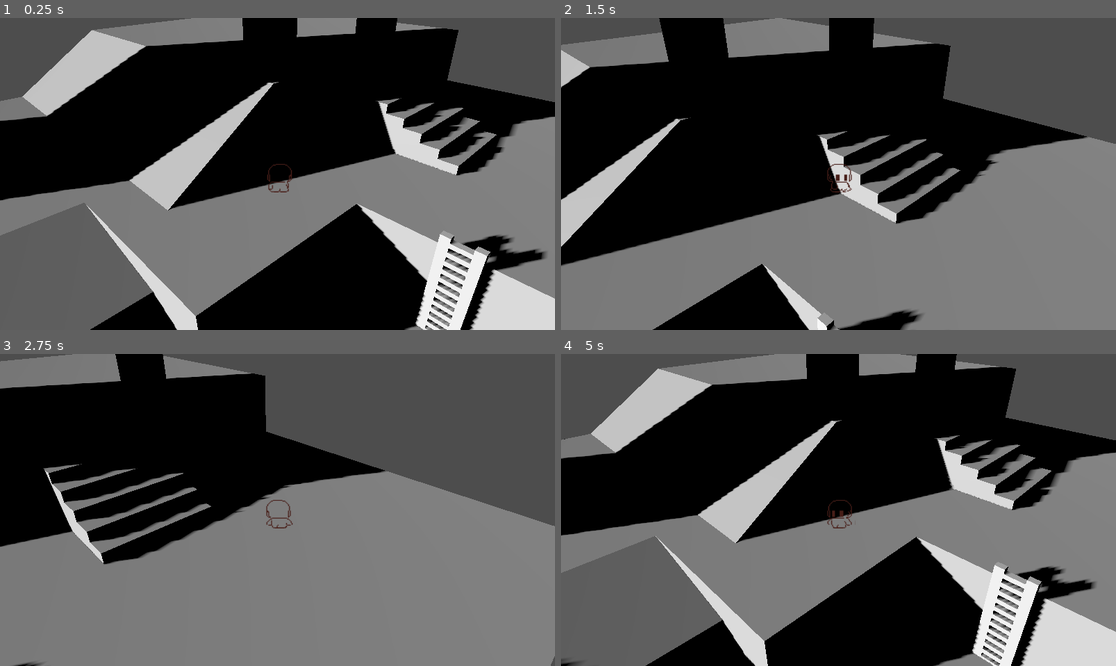
Above: before the commit, frames 1-4 (two rows, left to right).
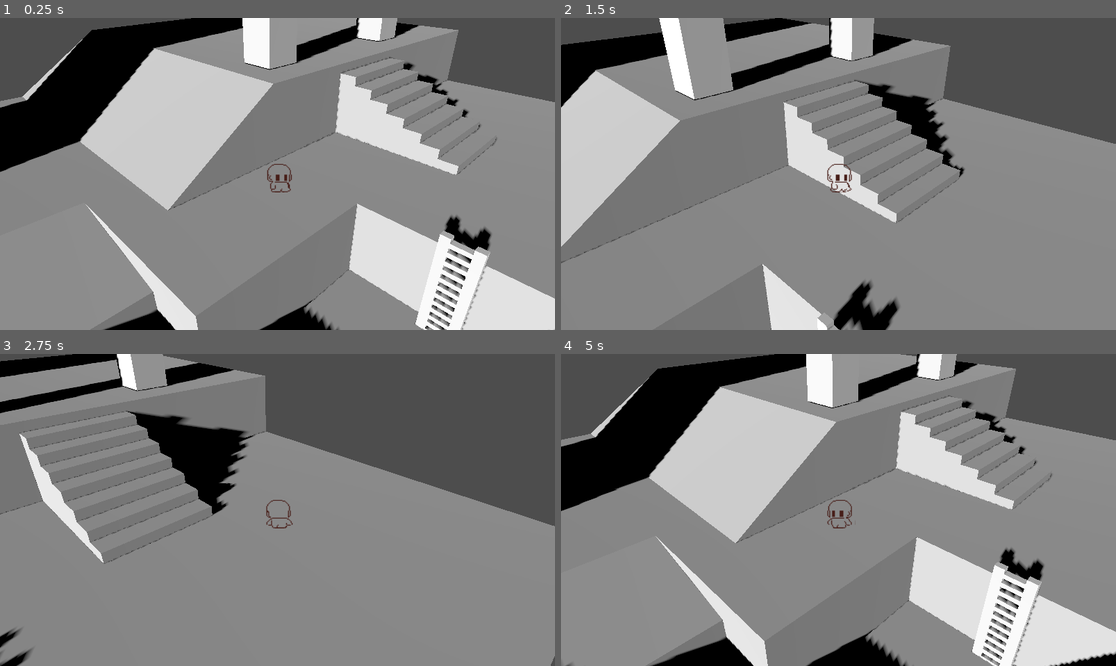
Above: after the commit, the same moments.

Repository: NiJingzhe/Travellers
Game: Godot game, scene res://scenes/test_world.tscn
Same seed, same stepped clock (60 frames per second), same inputs: the game is played once before the commit and once after it.
Inputs:
- Up to frame 1 (0.25 s): no input
- Up to frame 2 (1.5 s): tap Enter (ui_accept) at 0.5, 0.77 s; hold D (walk_right) 0.53-1.28 s; hold S (walk_down) from 1.28 s (still down)
- Up to frame 3 (2.75 s): tap Enter (ui_accept) at 1.52 s; release S (walk_down) at 2.03 s; hold D (walk_right) from 2.03 s (still down)
- Up to frame 4 (5 s): release D (walk_right) at 2.78 s; hold W (walk_up) 2.78-3.53 s; tap Enter (ui_accept) at 3.02, 3.77, 4.52 s; hold A (walk_left) from 3.53 s (still down)

The runs differ from the first frame. In frame 1, 54% of the frame differs, in the area x 0-100%, y 0-100%; in frame 2, 44%; in frame 3, 23%; in frame 4, 53%.

Commit message:
将项目更新为适用于Godot4.1

Diff:
--- a/project.godot
+++ b/project.godot
@@ -12,7 +12,7 @@
 
 config/name="Traveller"
 run/main_scene="res://scenes/test_world.tscn"
-config/features=PackedStringArray("4.0", "Mobile")
+config/features=PackedStringArray("4.1", "Mobile")
 config/icon="res://icon.svg"
 
 [input]
--- a/scenes/player.tscn
+++ b/scenes/player.tscn
@@ -1,70 +1,73 @@
-[gd_scene load_steps=26 format=3 uid="uid://6uqhlg6628o8"]
+[gd_scene load_steps=27 format=3 uid="uid://6uqhlg6628o8"]
 
 [ext_resource type="Texture2D" uid="uid://bpbu02blyg7em" path="res://texture/role/model_character.png" id="1_rae54"]
 [ext_resource type="Script" path="res://script/player/player.gd" id="1_sr7nm"]
 
-[sub_resource type="AnimationNodeAnimation" id="AnimationNodeAnimation_h87cv"]
+[sub_resource type="AnimationNodeAnimation" id="AnimationNodeAnimation_wsmg6"]
 animation = &"left_idle"
 
-[sub_resource type="AnimationNodeAnimation" id="AnimationNodeAnimation_ovrvf"]
+[sub_resource type="AnimationNodeAnimation" id="AnimationNodeAnimation_6cjro"]
+animation = &"down_idle"
+
+[sub_resource type="AnimationNodeAnimation" id="AnimationNodeAnimation_n0wda"]
+animation = &"up_idle"
+
+[sub_resource type="AnimationNodeAnimation" id="AnimationNodeAnimation_bfitn"]
 animation = &"right_idle"
 
-[sub_resource type="AnimationNodeAnimation" id="AnimationNodeAnimation_2y5v5"]
-animation = &"down_idle"
-
-[sub_resource type="AnimationNodeAnimation" id="AnimationNodeAnimation_b2ke5"]
-animation = &"up_idle"
-
-[sub_resource type="AnimationNodeBlendSpace2D" id="AnimationNodeBlendSpace2D_sk4gq"]
-blend_point_0/node = SubResource("AnimationNodeAnimation_h87cv")
-blend_point_0/pos = Vector2(-0.95, 0)
-blend_point_1/node = SubResource("AnimationNodeAnimation_ovrvf")
-blend_point_1/pos = Vector2(0.95, 0)
-blend_point_2/node = SubResource("AnimationNodeAnimation_2y5v5")
-blend_point_2/pos = Vector2(0, 1)
-blend_point_3/node = SubResource("AnimationNodeAnimation_b2ke5")
-blend_point_3/pos = Vector2(0, -1)
-min_space = Vector2(-0.95, -1)
-max_space = Vector2(0.95, 1)
+[sub_resource type="AnimationNodeBlendSpace2D" id="AnimationNodeBlendSpace2D_nypls"]
+blend_point_0/node = SubResource("AnimationNodeAnimation_wsmg6")
+blend_point_0/pos = Vector2(-0.9, 0)
+blend_point_1/node = SubResource("AnimationNodeAnimation_6cjro")
+blend_point_1/pos = Vector2(0, 1)
+blend_point_2/node = SubResource("AnimationNodeAnimation_n0wda")
+blend_point_2/pos = Vector2(0, -1)
+blend_point_3/node = SubResource("AnimationNodeAnimation_bfitn")
+blend_point_3/pos = Vector2(0.9, 0)
+min_space = Vector2(-0.9, -1)
+max_space = Vector2(0.9, 1)
 blend_mode = 1
 
-[sub_resource type="AnimationNodeAnimation" id="AnimationNodeAnimation_68f2e"]
+[sub_resource type="AnimationNodeAnimation" id="AnimationNodeAnimation_j2cjk"]
 animation = &"left_walk"
 
-[sub_resource type="AnimationNodeAnimation" id="AnimationNodeAnimation_yqcw6"]
+[sub_resource type="AnimationNodeAnimation" id="AnimationNodeAnimation_xs4dt"]
 animation = &"down_walk"
 
-[sub_resource type="AnimationNodeAnimation" id="AnimationNodeAnimation_2yx26"]
+[sub_resource type="AnimationNodeAnimation" id="AnimationNodeAnimation_ejpv6"]
 animation = &"up_walk"
 
-[sub_resource type="AnimationNodeAnimation" id="AnimationNodeAnimation_7o23r"]
+[sub_resource type="AnimationNodeAnimation" id="AnimationNodeAnimation_iol2y"]
 animation = &"right_walk"
 
-[sub_resource type="AnimationNodeBlendSpace2D" id="AnimationNodeBlendSpace2D_pi5yv"]
-blend_point_0/node = SubResource("AnimationNodeAnimation_68f2e")
-blend_point_0/pos = Vector2(-0.95, 0)
-blend_point_1/node = SubResource("AnimationNodeAnimation_yqcw6")
+[sub_resource type="AnimationNodeBlendSpace2D" id="AnimationNodeBlendSpace2D_6vl3h"]
+blend_point_0/node = SubResource("AnimationNodeAnimation_j2cjk")
+blend_point_0/pos = Vector2(-0.9, 0)
+blend_point_1/node = SubResource("AnimationNodeAnimation_xs4dt")
 blend_point_1/pos = Vector2(0, 1)
-blend_point_2/node = SubResource("AnimationNodeAnimation_2yx26")
+blend_point_2/node = SubResource("AnimationNodeAnimation_ejpv6")
 blend_point_2/pos = Vector2(0, -1)
-blend_point_3/node = SubResource("AnimationNodeAnimation_7o23r")
-blend_point_3/pos = Vector2(0.95, 0)
+blend_point_3/node = SubResource("AnimationNodeAnimation_iol2y")
+blend_point_3/pos = Vector2(0.9, 0)
+min_space = Vector2(-0.9, -1)
+max_space = Vector2(0.9, 1)
 blend_mode = 1
 
-[sub_resource type="AnimationNodeStateMachineTransition" id="AnimationNodeStateMachineTransition_kpju0"]
-switch_mode = 2
+[sub_resource type="AnimationNodeStateMachineTransition" id="AnimationNodeStateMachineTransition_2pi6w"]
 advance_mode = 2
 
-[sub_resource type="AnimationNodeStateMachine" id="AnimationNodeStateMachine_t8ihd"]
-states/End/position = Vector2(831, 100)
-states/Idle/node = SubResource("AnimationNodeBlendSpace2D_sk4gq")
-states/Idle/position = Vector2(634, 100)
-states/Start/position = Vector2(231, 100)
-states/Walk/node = SubResource("AnimationNodeBlendSpace2D_pi5yv")
-states/Walk/position = Vector2(398, 100)
-transitions = ["Walk", "Idle", SubResource("AnimationNodeStateMachineTransition_kpju0")]
-
-[sub_resource type="AnimationNodeStateMachinePlayback" id="AnimationNodeStateMachinePlayback_kbj16"]
+[sub_resource type="AnimationNodeStateMachineTransition" id="AnimationNodeStateMachineTransition_fpdnc"]
+
+[sub_resource type="AnimationNodeStateMachineTransition" id="AnimationNodeStateMachineTransition_xd2tm"]
+
+[sub_resource type="AnimationNodeStateMachine" id="AnimationNodeStateMachine_af1u5"]
+states/End/position = Vector2(927, 100)
+states/Idle/node = SubResource("AnimationNodeBlendSpace2D_nypls")
+states/Idle/position = Vector2(446, 100)
+states/Start/position = Vector2(202, 100)
+states/Walk/node = SubResource("AnimationNodeBlendSpace2D_6vl3h")
+states/Walk/position = Vector2(722, 100)
+transitions = ["Start", "Idle", SubResource("AnimationNodeStateMachineTransition_2pi6w"), "Idle", "Walk", SubResource("AnimationNodeStateMachineTransition_fpdnc"), "Walk", "Idle", SubResource("AnimationNodeStateMachineTransition_xd2tm")]
 
 [sub_resource type="Animation" id="Animation_kl30a"]
 resource_name = "down_idle"
@@ -220,12 +223,11 @@
 script = ExtResource("1_sr7nm")
 
 [node name="AnimationTree" type="AnimationTree" parent="."]
-tree_root = SubResource("AnimationNodeStateMachine_t8ihd")
+tree_root = SubResource("AnimationNodeStateMachine_af1u5")
 anim_player = NodePath("../AnimationPlayer")
 active = true
-parameters/playback = SubResource("AnimationNodeStateMachinePlayback_kbj16")
-parameters/Idle/blend_position = Vector2(0.00881857, -0.464151)
-parameters/Walk/blend_position = Vector2(-0.000780642, 0.984906)
+parameters/Idle/blend_position = Vector2(-0.0678179, 0.295652)
+parameters/Walk/blend_position = Vector2(-0.00565147, 0.982609)
 
 [node name="AnimationPlayer" type="AnimationPlayer" parent="."]
 speed_scale = 5.0
@@ -238,7 +240,7 @@
 texture = ExtResource("1_rae54")
 hframes = 4
 vframes = 6
-frame = 15
+frame = 6
 
 [node name="CollisionShape3D" type="CollisionShape3D" parent="."]
 transform = Transform3D(1, 0, 0, 0, 1, 0, 0, 0, 1, 0, 0.134864, 0)
--- a/scenes/test_world.tscn
+++ b/scenes/test_world.tscn
@@ -10,7 +10,7 @@
 transform = Transform3D(2, 0, 0, 0, 2, 0, 0, 0, 2, 1.07111, 1.32523, 0.883036)
 
 [node name="DirectionalLight3D" type="DirectionalLight3D" parent="."]
-transform = Transform3D(0.817145, 0.370262, -0.441792, -0.288216, 0.926184, 0.243136, 0.499205, -0.071346, 0.863542, 0, 9.76019, 4.09857)
+transform = Transform3D(-0.218301, 0.954101, 0.205026, -0.920888, -0.270933, 0.280288, 0.322971, -0.127619, 0.937765, 0, 9.76019, 4.09857)
 shadow_enabled = true
 
 [node name="test_map" parent="." instance=ExtResource("2_i4py4")]
